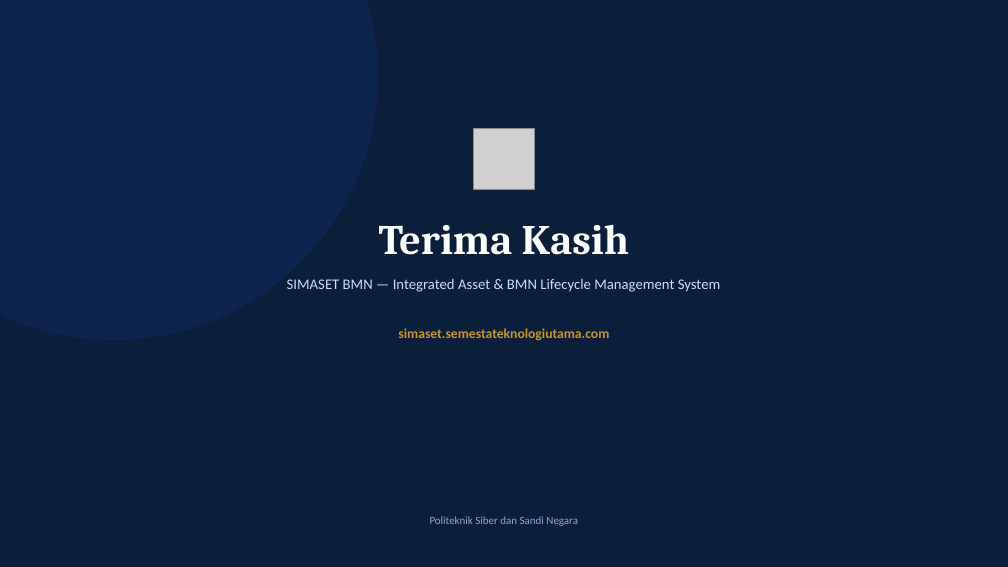
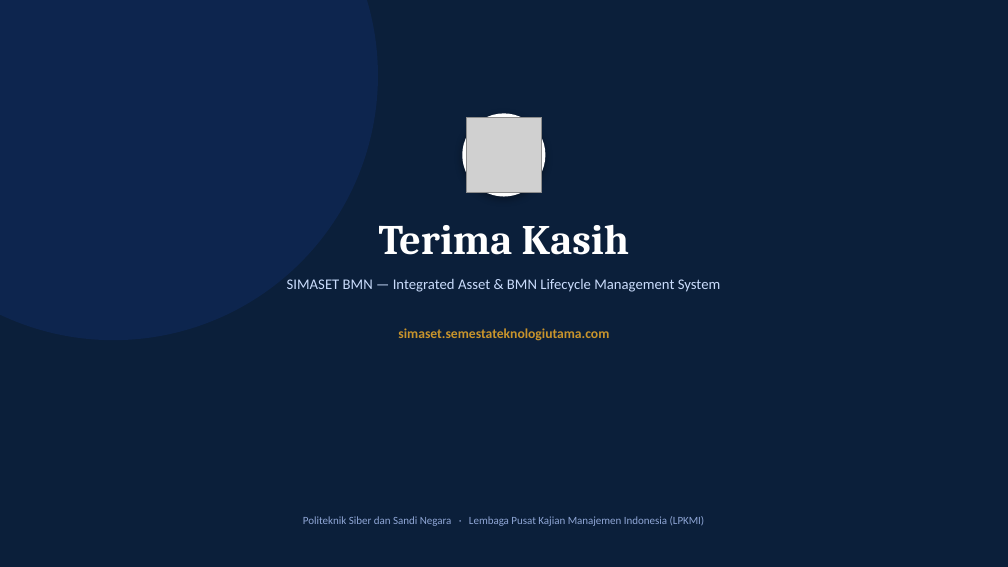
Before and after one commit to DrOsmond-STU/asetmanajemen, a slide deck: slide 50 of docs/SIMASET-BMN-Presentasi.pptx (slide 47 before the commit). Drawn at 1008x567 pixels with LibreOffice and Linux fonts; fonts in the diff are those of the drawing; grey boxes stand for pictures. Boxes give left, top, right and bottom in pixels: in the first picture for what was removed or moved away, otherwise in the second. Text is boxed around its words. In the diff, an @@ line names an element or a change of style, - is before the commit and + after.

```diff
--- a/docs/SIMASET-BMN-Presentasi.pptx
+++ b/docs/SIMASET-BMN-Presentasi.pptx
@@ ellipse added at (463, 113, 546, 197), fill #FFFFFF @@
@@ picture: place and size @@
-picture at (473, 129, 534, 189)
+picture at (467, 117, 542, 193)
@@ text at (303, 516, 705, 526): text changed @@
-Politeknik Siber dan Sandi Negara
+Politeknik Siber dan Sandi Negara · Lembaga Pusat Kajian Manajemen Indonesia (LPKMI)
```
Also in this commit, not shown: 45 other slides changed, 4 slides added, 1 slide removed.
